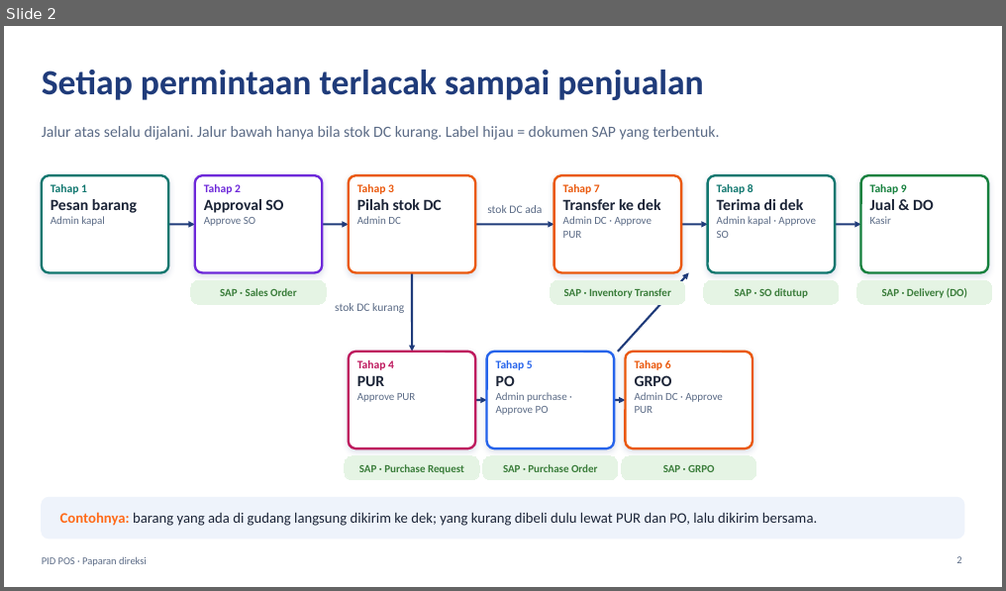
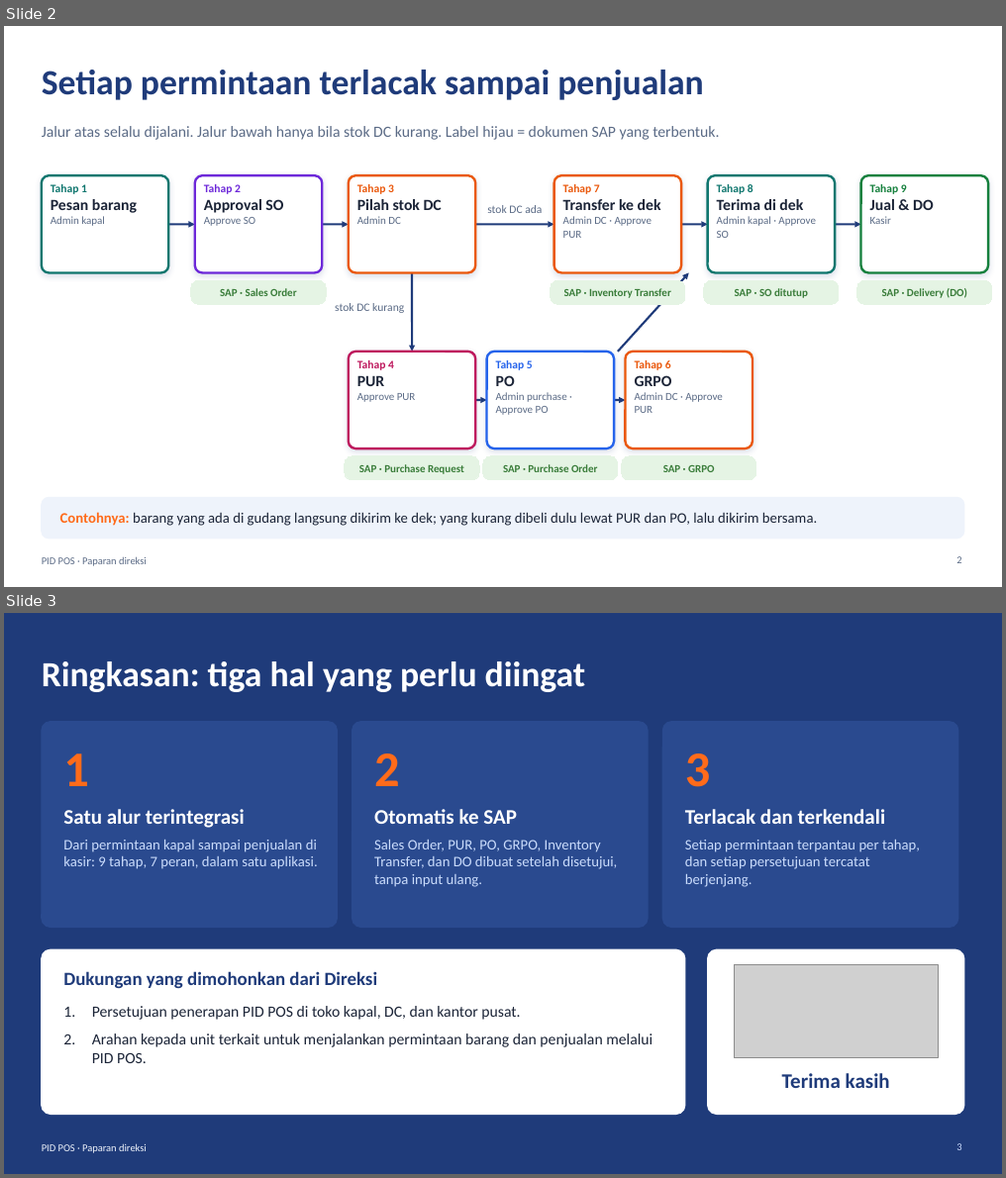
Before and after one commit to alfiandarmawan35/claude, a slide deck: docs/PID_POS_Paparan_Direksi.pptx. Shown one above the other, each under a label of ours: slide 2 before the commit, slides 2 and 3 after it. The pictures are 1006x591 and 1006x1178 pixels, drawn with LibreOffice and Linux fonts; fonts in the diff are those of the drawing; grey boxes stand for pictures; background and template pictures are left out. Boxes give left, top, right and bottom in pixels: in the first picture for what was removed or moved away, otherwise in the second. Text is boxed around its words. In the diff, an @@ line names an element or a change of style, - is before the commit and + after.

```diff
--- a/docs/PID_POS_Paparan_Direksi.pptx
+++ b/docs/PID_POS_Paparan_Direksi.pptx
@@ slide 3 added at box(4, 613, 1002, 1174), background #1F3B7A @@
@@ title added at box(42, 662, 586, 692), 34 pt, text #FFFFFF, bold @@
+Ringkasan: tiga hal yang perlu diingat
@@ rounded rectangle added at box(42, 722, 338, 928), fill #2A4A8F, outline #2A4A8F 1 pt @@
@@ rounded rectangle added at box(352, 722, 648, 928), fill #2A4A8F, outline #2A4A8F 1 pt @@
@@ rounded rectangle added at box(662, 722, 958, 928), fill #2A4A8F, outline #2A4A8F 1 pt @@
@@ text added at box(63, 754, 88, 786), 48 pt, text #FF6B1A, bold @@
+1
@@ text added at box(374, 754, 399, 786), 48 pt, text #FF6B1A, bold @@
+2
@@ text added at box(685, 754, 710, 787), 48 pt, text #FF6B1A, bold @@
+3
@@ text added at box(63, 809, 318, 869), 14 pt, text #CADCFC @@
+Satu alur terintegrasi
+Dari permintaan kapal sampai penjualan di kasir: 9 tahap, 7 peran, dalam satu aplikasi.
@@ text added at box(374, 809, 617, 887), 14 pt, text #CADCFC @@
+Otomatis ke SAP
+Sales Order, PUR, PO, GRPO, Inventory Transfer, dan DO dibuat setelah disetujui, tanpa input ulang.
@@ text added at box(685, 809, 920, 887), 14 pt, text #CADCFC @@
+Terlacak dan terkendali
+Setiap permintaan terpantau per tahap, dan setiap persetujuan tercatat berjenjang.
@@ rounded rectangle added at box(42, 950, 685, 1115), fill #FFFFFF, outline #FFFFFF 1 pt @@
@@ rounded rectangle added at box(708, 950, 964, 1115), fill #FFFFFF, outline #FFFFFF 1 pt @@
@@ picture added at box(734, 964, 939, 1059) @@
@@ text added at box(63, 971, 378, 988), 18 pt, text #1F3B7A, bold @@
+Dukungan yang dimohonkan dari Direksi
@@ text added at box(92, 1006, 652, 1063), 15 pt, text #1B2437 @@
+1. Persetujuan penerapan PID POS di toko kapal, DC, dan kantor pusat.
+2. Arahan kepada unit terkait untuk menjalankan permintaan barang dan penjualan melalui PID POS.
@@ text added at box(782, 1073, 890, 1088), 20 pt, text #1F3B7A, bold @@
+Terima kasih
@@ text added at box(42, 1144, 147, 1154), 10 pt, text #EEF3FB @@
+PID POS · Paparan direksi
@@ page number added at box(956, 1144, 961, 1151), 10 pt, text #CADCFC @@
+3
```
Also in this commit, not shown: 1 slide removed, 1 other file.
